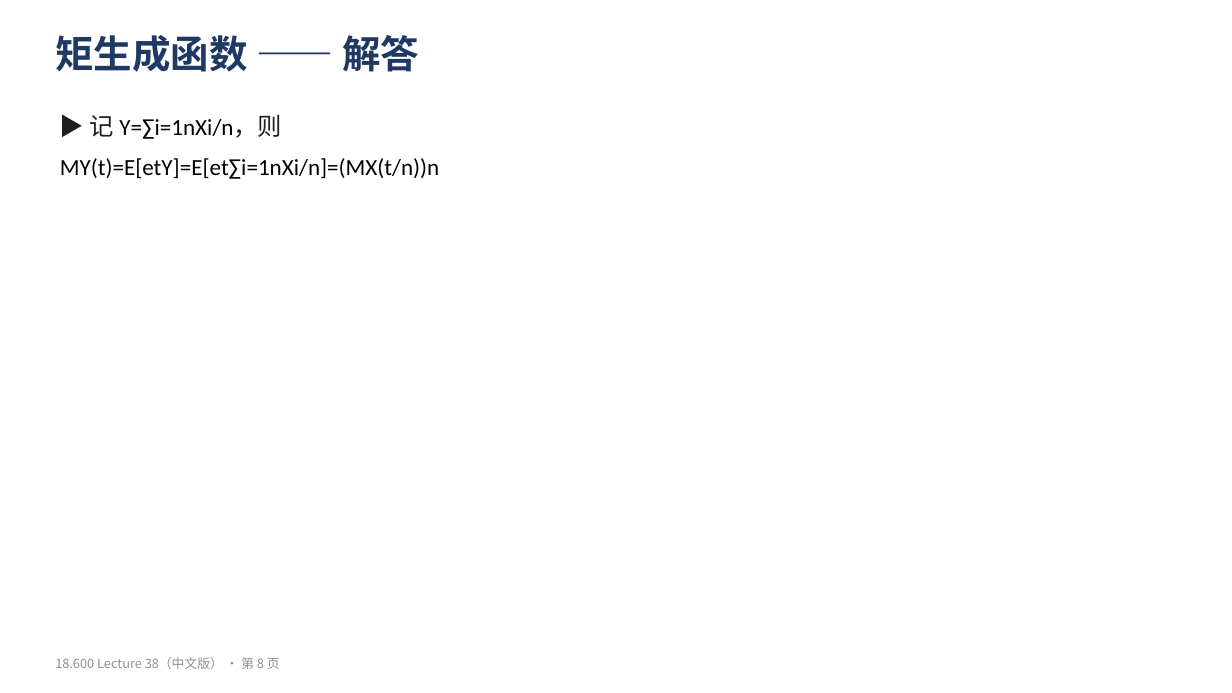
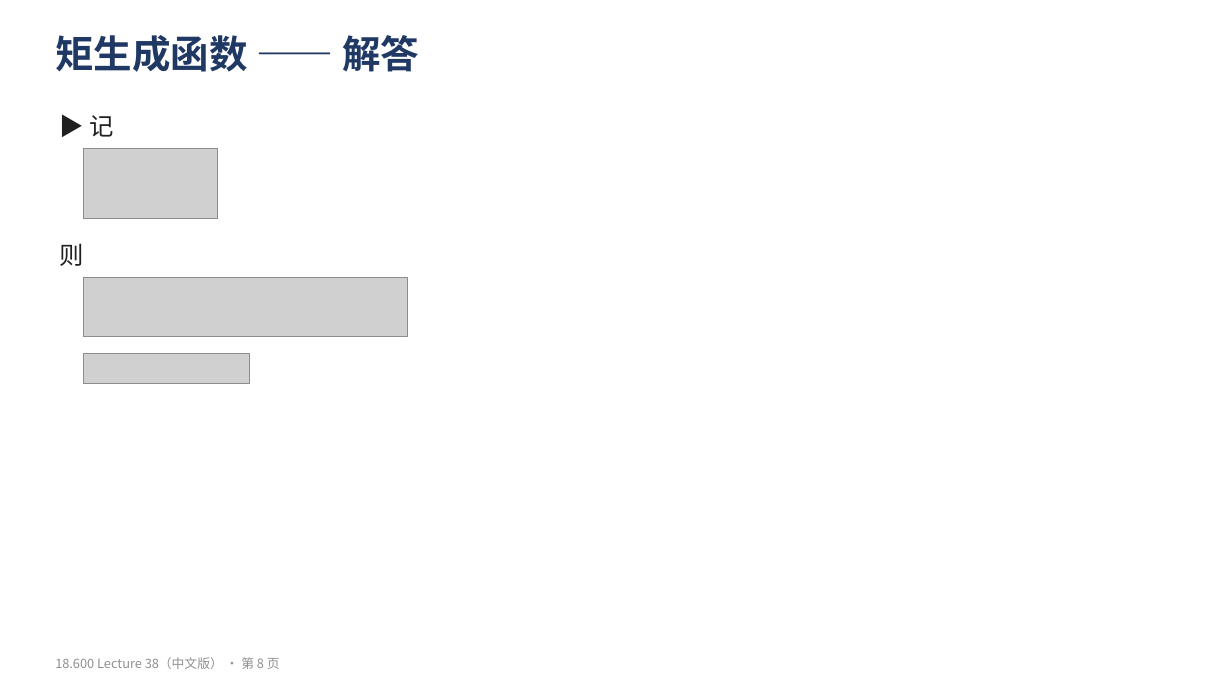
Before and after one commit to yuyangblue/note, a slide deck: slide 8 of 概率论与数理统计/原始材料/MIT18.600/中文版/Lecture38_复习练习_中文.pptx. Drawn at 1232x693 pixels with LibreOffice and Linux fonts; fonts in the diff are those of the drawing; grey boxes stand for pictures. Boxes give left, top, right and bottom in pixels: in the first picture for what was removed or moved away, otherwise in the second. Text is boxed around its words. In the diff, an @@ line names an element or a change of style, - is before the commit and + after.

```diff
--- a/概率论与数理统计/原始材料/MIT18.600/中文版/Lecture38_复习练习_中文.pptx
+++ b/概率论与数理统计/原始材料/MIT18.600/中文版/Lecture38_复习练习_中文.pptx
@@ text removed at [60, 114, 439, 179] @@
-▶ 记 Y=∑i=1nXi/n，则
-MY(t)=E[etY]=E[et∑i=1nXi/n]=(MX(t/n))n
@@ picture added at [83, 149, 218, 219] @@
@@ text added at [60, 243, 84, 266], 19 pt, text #202020 @@
+则
@@ picture added at [83, 278, 408, 337] @@
@@ picture added at [83, 354, 250, 384] @@
```
Also in this commit, not shown: 13 other slides changed, 3 other files.
